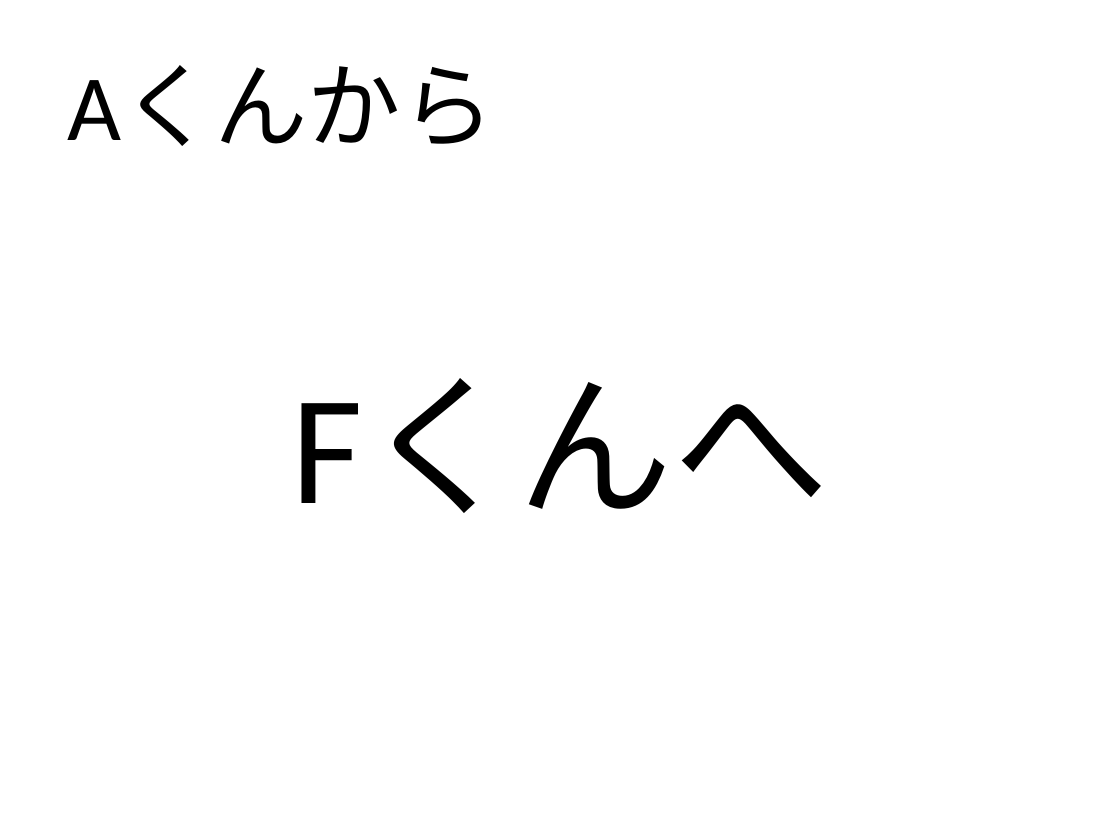
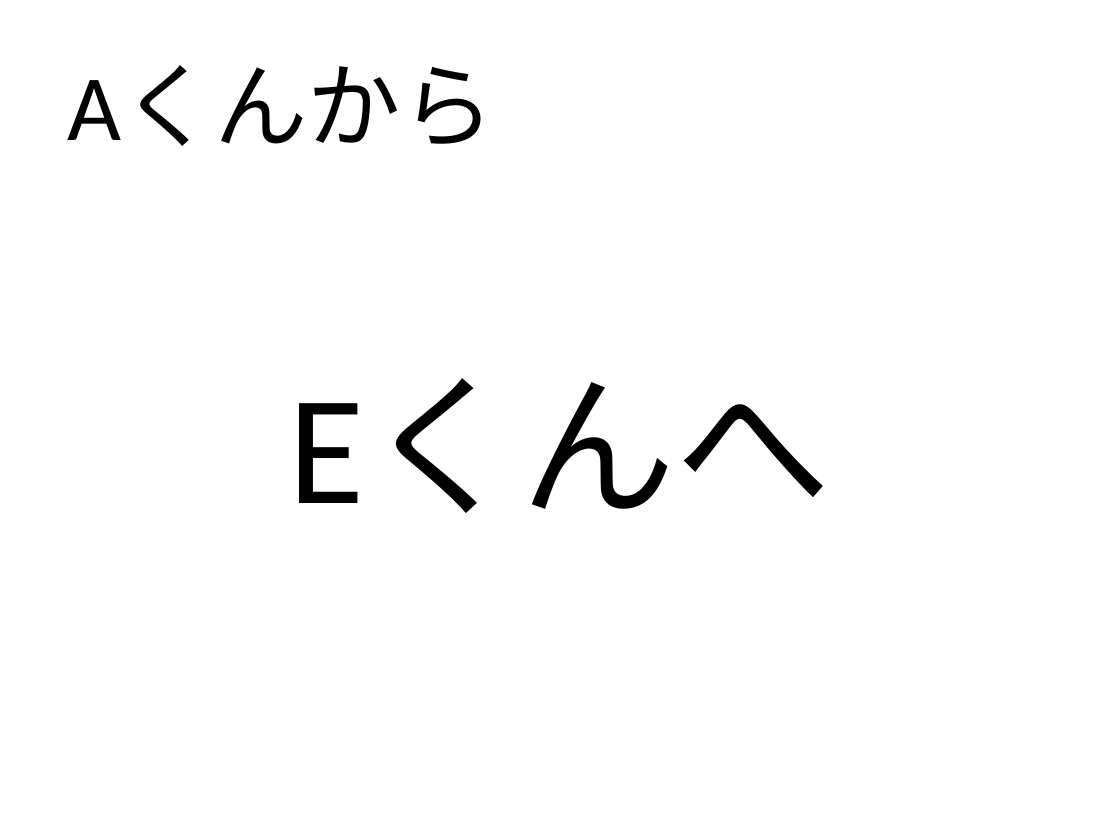
Before and after one commit to furaga/GiftExchange, a slide deck: slide 4 of GiftExchange.ppt (slide 16 before the commit). Drawn at 1120x840 pixels with LibreOffice and Linux fonts; fonts in the diff are those of the drawing. Boxes give left, top, right and bottom in pixels: in the first picture for what was removed or moved away, otherwise in the second. Text is boxed around its words. In the diff, an @@ line names an element or a change of style, - is before the commit and + after.

```diff
--- a/GiftExchange.ppt
+++ b/GiftExchange.ppt
@@ text at box(289, 378, 831, 513): text changed @@
-Fくんへ
+Eくんへ
```
Also in this commit, not shown: 5 other slides changed, 5 slides added, 3 slides removed, 1 other file.
